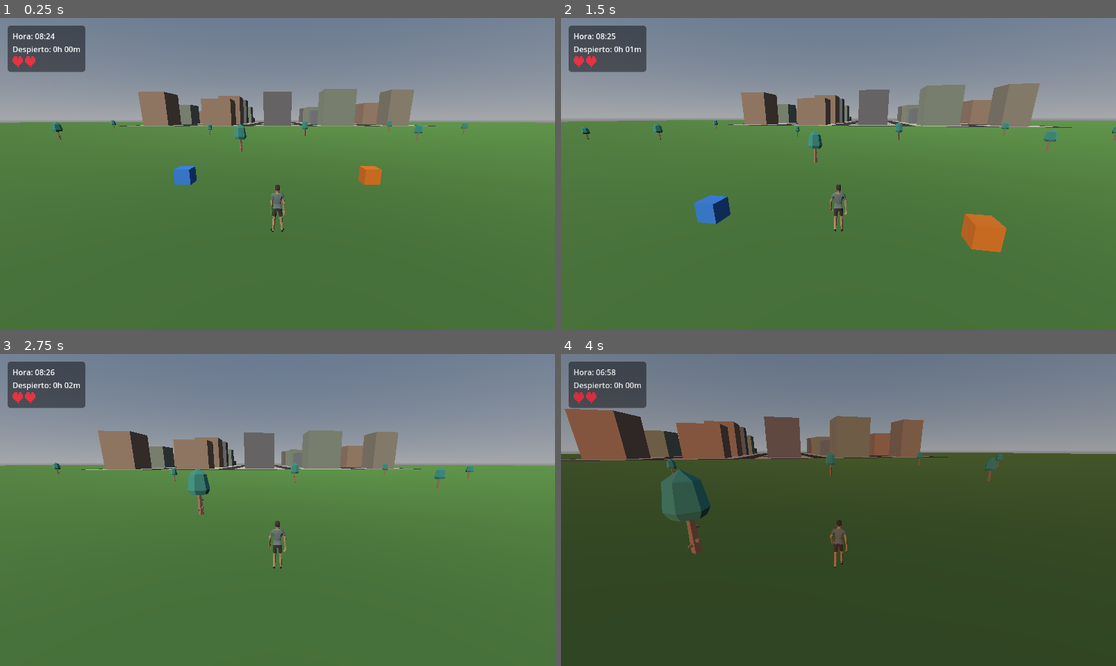
Above: before the commit, frames 1-4 (two rows, left to right).
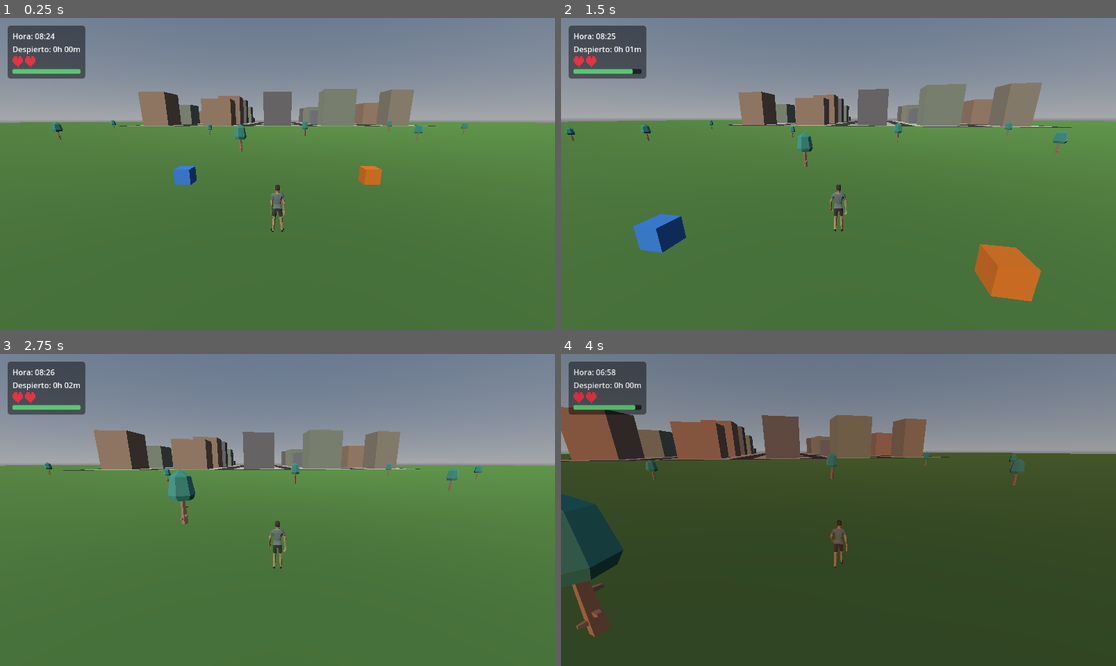
Above: after the commit, the same moments.

Repository: BigBang1010101010/game12
Game: Godot game, scene res://scenes/main.tscn
Two runs of this game, one before a commit and one after it. Both use one fixed random seed, a clock stepped at 60 frames per second and the inputs below.
Inputs (mouse positions are in pixels of both pictures, inside the frame that each line leads up to):
- Up to frame 1 (0.25 s): no input
- Up to frame 2 (1.5 s): tap Enter at 0.5 s; move the mouse to (866, 174) at 0.52 s; hold Ctrl (sprint, bound only after the commit) 0.53-1.28 s; hold W (move_forward) from 0.53 s (still down); click (866, 174) at 0.67 s; tap Space (jump) at 0.77, 0.8, 1.07, 1.35 s; move the mouse to (810, 174) at 1.27 s
- Up to frame 3 (2.75 s): keep holding W (move_forward); tap Space (jump) at 1.52, 1.82, 2.3 s; tap Ctrl (sprint, bound only after the commit) at 1.55 s; move the mouse to (288, 503) at 2.02 s; hold E (interact) from 2.03 s (still down)
- Up to frame 4 (4 s): keep holding W (move_forward); move the mouse to (832, 516) at 2.77 s; release E (interact) at 2.78 s; tap Z (sleep) at 2.85 s; click (832, 516) at 2.92 s; tap Space (jump) at 3.02, 3.32, 3.77, 3.8 s; tap Ctrl (sprint, bound only after the commit) at 3.05 s; move the mouse to (877, 513) at 3.52 s; hold Ctrl (sprint, bound only after the commit) from 3.53 s (still down)

The runs differ from the first frame. In frame 1, 0.4% of the frame differs, in the area x 1-16%, y 16-20%; in frame 2, 5.3%; in frame 3, 2.2%; in frame 4, 6.5%, in the area x 0-92%, y 16-91%.

Commit message:
Add stamina and sprint
Stamina lives in PlayerStats rather than a separate script, since that
autoload is already the single hub for the player's condition (health,
awake time). Unlike awake time - which is measured in game hours off the
day/night clock and keeps running while paused - stamina is a physical
resource ticked from the player's _physics_process, so it correctly
freezes when the inventory pauses the tree instead of draining behind a
menu.

Sprint requires all three of: the key held, real movement input, and
available stamina, so holding the key while standing still costs nothing.
Speed is SPRINT_MULTIPLIER (1.6x) while sprinting. Hitting 0 stamina
locks sprint out until STAMINA_SPRINT_RESUME (20) is regained, which
stops it flickering on and off frame by frame.

Key choice: bound to Left Ctrl as recommended, plus Q as a second
binding. Ctrl alone is not safe here - the game ships as a Web export and
Ctrl+W is a browser shortcut that closes the tab, while W is
"move_forward", so sprinting forward on Ctrl would shut the game. Both
bindings are documented in project.godot. Shift is untouched and still
belongs to the camera rig's drag mode.

Animation: the model has no sprint clip, so sprinting reuses "run" played
1.35x faster via AnimationPlayer.speed_scale. Using speed_scale rather
than re-calling play() avoids restarting the clip from frame 0 (which
made the legs stutter on every sprint tap), and it is only applied while
running on the ground so the jump clip keeps the exact rate calibrated
for it earlier.

The HUD's stamina bar sits inside the existing panel directly under the
hearts so the readout stays one block; it turns amber while sprint is
locked out, making that state visible rather than guessed.

Verified in the real scene:
- InputMap: Left Ctrl -> sprint, Q -> sprint, Right Ctrl -> no,
  Left Shift -> no (drag mode unaffected)
- drain from full runs 100/80/60/40/20/0 and empties in 5.02s against the
  5.00s predicted by 100/20-per-second
- sprint auto-cancels at 0.20 stamina with the lockout set
- holding sprint at 10.2 stamina does not re-enable it below the 20
  threshold
- regen adds +24.0 over 2.0s (exactly the predicted 2 x 12/s) and clears
  the lockout once past 20
- measured travel over one second: walk 5.000 vs sprint 8.000, a ratio of
  exactly 1.600
- animation speed_scale is 1.35 while sprinting and returns to 1.00 after
- rendered the HUD showing the bar under the hearts

Diff:
--- a/project.godot
+++ b/project.godot
@@ -60,6 +60,14 @@
 ]
 }
 
+; sprint: Left Ctrl is the primary binding, plus Q as a second binding -
+; in the Web export Ctrl+W is a browser shortcut that closes the tab and W
+; is "move_forward", so sprinting forward on Ctrl alone would kill the game.
+sprint={
+"deadzone": 0.5,
+"events": [Object(InputEventKey,"resource_local_to_scene":false,"resource_name":"","device":-1,"window_id":0,"alt_pressed":false,"shift_pressed":false,"ctrl_pressed":false,"meta_pressed":false,"pressed":false,"keycode":0,"physical_keycode":4194326,"key_label":0,"unicode":0,"location":1,"echo":false,"script":null), Object(InputEventKey,"resource_local_to_scene":false,"resource_name":"","device":-1,"window_id":0,"alt_pressed":false,"shift_pressed":false,"ctrl_pressed":false,"meta_pressed":false,"pressed":false,"keycode":0,"physical_keycode":81,"key_label":0,"unicode":0,"location":0,"echo":false,"script":null)]
+}
+
 [autoload]
 
 DayNightCycle="*res://scripts/day_night_cycle.gd"
--- a/scripts/hud.gd
+++ b/scripts/hud.gd
@@ -8,6 +8,7 @@
 var clock_label: Label
 var awake_label: Label
 var hearts_row: HBoxContainer
+var stamina_bar: ProgressBar
 
 func _ready() -> void:
 	layer = 15
@@ -17,6 +18,7 @@
 	_build_ui()
 	PlayerStats.awake_changed.connect(_on_awake_changed)
 	PlayerStats.health_changed.connect(_on_health_changed)
+	PlayerStats.stamina_changed.connect(_on_stamina_changed)
 	_refresh_hearts()
 	_refresh()
 
@@ -44,6 +46,18 @@
 	hearts_row.add_theme_constant_override("separation", 4)
 	column.add_child(hearts_row)
 
+	# Stamina sits directly under the hearts inside the same panel, so the
+	# whole readout reads as one block rather than a loose extra widget.
+	stamina_bar = ProgressBar.new()
+	stamina_bar.min_value = 0.0
+	stamina_bar.max_value = PlayerStats.MAX_STAMINA
+	stamina_bar.value = PlayerStats.stamina
+	stamina_bar.show_percentage = false
+	stamina_bar.custom_minimum_size = Vector2(HEART_SIZE * 2 + 4, 10)
+	stamina_bar.add_theme_stylebox_override("background", _bar_box(STAMINA_BACK_COLOR))
+	stamina_bar.add_theme_stylebox_override("fill", _bar_box(STAMINA_FILL_COLOR))
+	column.add_child(stamina_bar)
+
 func _process(_delta: float) -> void:
 	_refresh()
 
@@ -52,6 +66,25 @@
 
 func _on_health_changed(_half_hearts: int) -> void:
 	_refresh_hearts()
+
+const STAMINA_FILL_COLOR := Color(0.35, 0.78, 0.45)
+## Shown instead of the normal fill while sprint is locked out after hitting
+## zero, so the "you cannot sprint yet" state is visible rather than guessed.
+const STAMINA_LOCKED_COLOR := Color(0.80, 0.55, 0.20)
+const STAMINA_BACK_COLOR := Color(0.12, 0.13, 0.15)
+
+func _bar_box(color: Color) -> StyleBoxFlat:
+	var box := StyleBoxFlat.new()
+	box.bg_color = color
+	box.set_corner_radius_all(3)
+	return box
+
+func _on_stamina_changed(value: float) -> void:
+	if not stamina_bar:
+		return
+	stamina_bar.value = value
+	stamina_bar.add_theme_stylebox_override(
+		"fill", _bar_box(STAMINA_LOCKED_COLOR if PlayerStats.is_sprint_locked() else STAMINA_FILL_COLOR))
 
 ## One icon per full heart, each drawn full, half or empty from the half-heart
 ## count, so 2 hearts read as 4 states rather than as a number.
--- a/scripts/player.gd
+++ b/scripts/player.gd
@@ -2,6 +2,20 @@
 
 const SPEED := 5.0
 const JUMP_VELOCITY := 4.5
+
+## Sprint multiplier on SPEED while the sprint key is held, the player is
+## moving, and stamina allows it. Sprint is bound to Left Ctrl (and Q as a
+## browser-safe alternative) rather than Shift, which the camera rig already
+## uses for object dragging.
+const SPRINT_MULTIPLIER := 1.6
+## The model has no dedicated sprint clip, so sprinting reuses "run" played
+## faster. Applied through AnimationPlayer.speed_scale rather than by
+## re-calling play(), because play() restarts the clip from frame 0 and would
+## make the legs stutter every time sprint is tapped.
+const SPRINT_ANIM_SPEED := 1.35
+
+## True while the player is actually sprinting (not merely holding the key).
+var is_sprinting := false
 
 ## How fast the visual model turns to face its movement direction (radians/sec-ish, via lerp_angle factor).
 const MODEL_ROTATION_SPEED := 10.0
@@ -60,12 +74,20 @@
 	# only - pitch is ignored so moving forward never sends the player into
 	# the ground or the sky).
 	var direction := (camera_yaw.global_transform.basis * Vector3(input_dir.x, 0, input_dir.y)).normalized()
+
+	# Sprinting needs all three: the key held, actual movement input, and
+	# enough stamina. Holding the key while standing still neither speeds
+	# anything up nor drains anything.
+	is_sprinting = Input.is_action_pressed("sprint") and direction != Vector3.ZERO and PlayerStats.can_sprint()
+	PlayerStats.tick_stamina(delta, is_sprinting)
+
+	var speed: float = SPEED * (SPRINT_MULTIPLIER if is_sprinting else 1.0)
 	if direction:
-		velocity.x = direction.x * SPEED
-		velocity.z = direction.z * SPEED
+		velocity.x = direction.x * speed
+		velocity.z = direction.z * speed
 	else:
-		velocity.x = move_toward(velocity.x, 0, SPEED)
-		velocity.z = move_toward(velocity.z, 0, SPEED)
+		velocity.x = move_toward(velocity.x, 0, speed)
+		velocity.z = move_toward(velocity.z, 0, speed)
 
 	move_and_slide()
 	_update_model_facing(direction, delta)
@@ -138,5 +160,12 @@
 	else:
 		next_animation = ANIM_IDLE
 	if animation_player.current_animation != next_animation:
-		var speed: float = jump_anim_speed if next_animation == ANIM_JUMP else 1.0
-		animation_player.play(next_animation, 0.1, speed)
+		var play_speed: float = jump_anim_speed if next_animation == ANIM_JUMP else 1.0
+		animation_player.play(next_animation, 0.1, play_speed)
+
+	# Sprint speeds up the run clip via speed_scale, which multiplies whatever
+	# play() set. It is only applied while actually running on the ground, so
+	# the jump clip keeps the exact rate task 2 calibrated for it.
+	var target_scale: float = SPRINT_ANIM_SPEED if (next_animation == ANIM_RUN and is_sprinting) else 1.0
+	if not is_equal_approx(animation_player.speed_scale, target_scale):
+		animation_player.speed_scale = target_scale
--- a/scripts/player_stats.gd
+++ b/scripts/player_stats.gd
@@ -7,6 +7,7 @@
 
 signal awake_changed(hours: float)
 signal health_changed(half_hearts: int)
+signal stamina_changed(stamina: float)
 
 ## Health is counted in HALF hearts, so a half-heart loss is a whole unit of
 ## the underlying value and nothing has to deal in fractions.
@@ -17,6 +18,23 @@
 ## change_health() like any other source would, so adding real damage later
 ## means calling that rather than editing this system.
 const HOURS_AWAKE_PER_HALF_HEART := 0.5
+
+## Stamina, 0-100, spent by sprinting and regained by not sprinting. Unlike
+## awake time (which is measured in game hours off the day/night clock), this
+## is a physical gameplay resource, so it runs on real seconds and is ticked
+## from the player's _physics_process - which means it correctly freezes when
+## the inventory pauses the tree, instead of draining behind a menu.
+const MAX_STAMINA := 100.0
+const STAMINA_DRAIN_PER_SECOND := 20.0
+const STAMINA_REGEN_PER_SECOND := 12.0
+## After stamina bottoms out, sprint stays locked until this much has been
+## regained. Without it, sprint would re-enable the instant a sliver of
+## stamina appeared and flicker on and off every frame.
+const STAMINA_SPRINT_RESUME := 20.0
+
+var stamina: float = MAX_STAMINA
+## Set when stamina hits 0, cleared once STAMINA_SPRINT_RESUME is back.
+var _sprint_locked := false
 
 ## In-game hours since the player last woke up. Advances off the day/night
 ## cycle's own rate rather than an independent one, so "awake time" and the
@@ -66,9 +84,42 @@
 
 func restore_full_health() -> void:
 	change_health(MAX_HALF_HEARTS - health_half_hearts)
+	# Waking up rested covers stamina too.
+	restore_full_stamina()
 
 func get_full_hearts() -> float:
 	return health_half_hearts * 0.5
+
+## Advances stamina for one frame. `sprinting` is whether the player is
+## actually sprinting right now (holding the key AND moving AND allowed to),
+## not merely whether the key is down.
+func tick_stamina(delta: float, sprinting: bool) -> void:
+	var before := stamina
+	if sprinting:
+		stamina = maxf(stamina - STAMINA_DRAIN_PER_SECOND * delta, 0.0)
+		if stamina <= 0.0:
+			_sprint_locked = true
+	else:
+		stamina = minf(stamina + STAMINA_REGEN_PER_SECOND * delta, MAX_STAMINA)
+		if _sprint_locked and stamina >= STAMINA_SPRINT_RESUME:
+			_sprint_locked = false
+	if stamina != before:
+		stamina_changed.emit(stamina)
+
+## Whether sprinting is currently allowed at all.
+func can_sprint() -> bool:
+	return not _sprint_locked and stamina > 0.0
+
+func is_sprint_locked() -> bool:
+	return _sprint_locked
+
+func get_stamina_ratio() -> float:
+	return stamina / MAX_STAMINA
+
+func restore_full_stamina() -> void:
+	stamina = MAX_STAMINA
+	_sprint_locked = false
+	stamina_changed.emit(stamina)
 
 ## Called when the player sleeps.
 func reset_awake() -> void:
